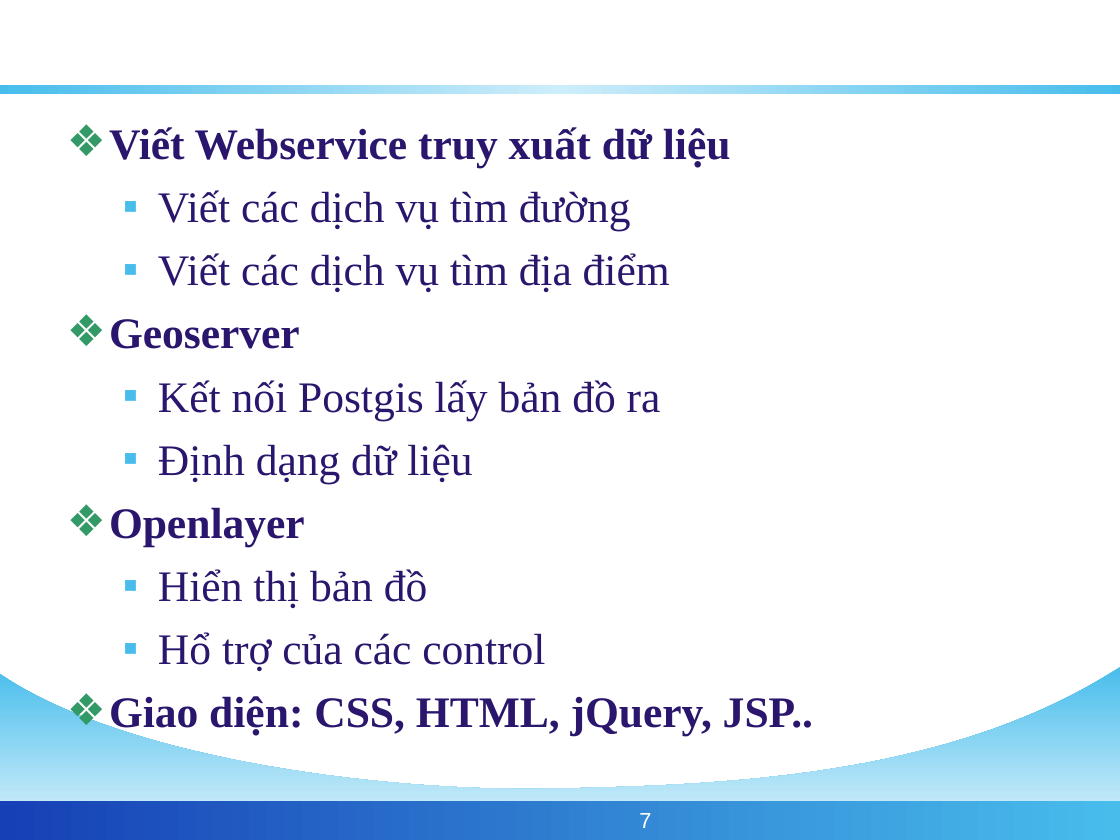
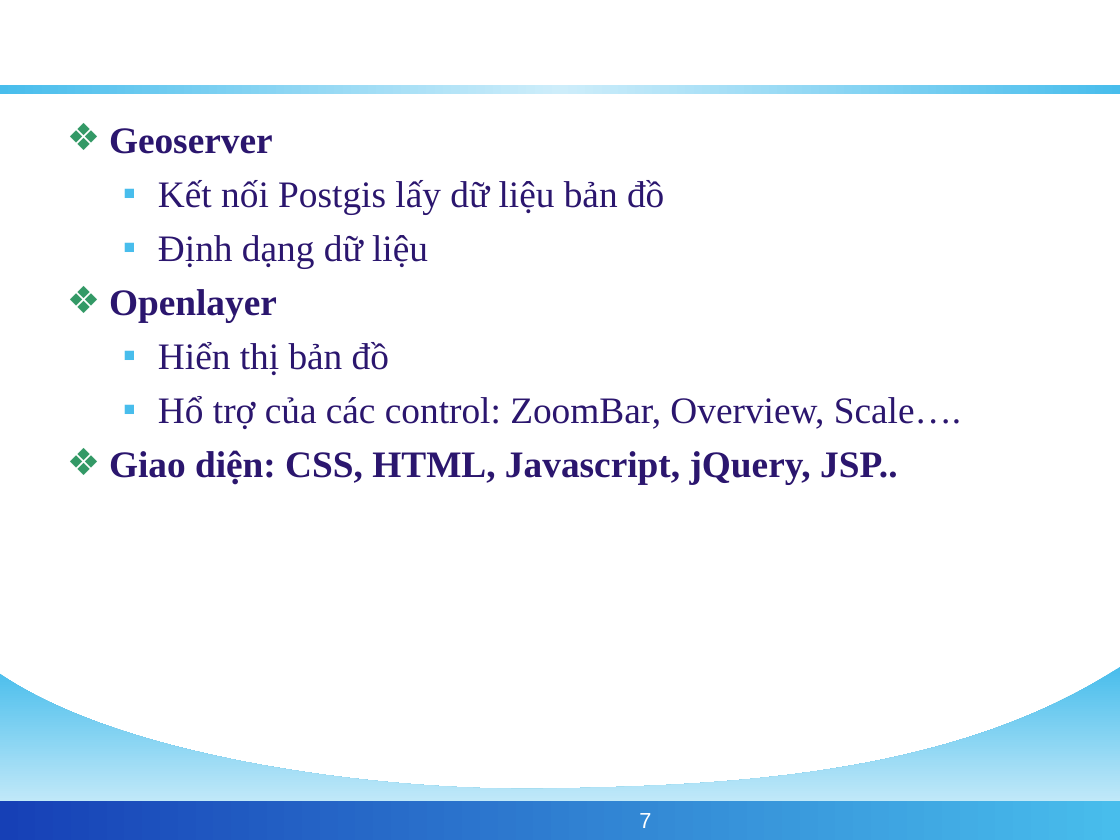
Before and after one commit to phamngsinh/cantho-webgis, a slide deck: slide 7 of Document/Bao Cao/BaoCaoLuanVan.ppt. Drawn at 1120x840 pixels with LibreOffice and Linux fonts; fonts in the diff are those of the drawing; background and template pictures are left out. Boxes give left, top, right and bottom in pixels: in the first picture for what was removed or moved away, otherwise in the second. Text is boxed around its words. In the diff, an @@ line names an element or a change of style, - is before the commit and + after.

```diff
--- a/Document/Bao Cao/BaoCaoLuanVan.ppt
+++ b/Document/Bao Cao/BaoCaoLuanVan.ppt
@@ text at <box>109,127,731,292</box>: paragraphs removed @@
-❖ Viết Webservice truy xuất dữ liệu
-  ▪ Viết các dịch vụ tìm đường
-  ▪ Viết các dịch vụ tìm địa điểm
@@ text at <box>109,128,428,375</box>: size 28 to 24 pt in "Geoserver", "Định dạng dữ liệu", "Openlayer", "Hiển thị bản đồ"; less space between paragraphs @@
@@ text at <box>158,180,664,214</box>: text changed; size 28 to 24 pt @@
-  ▪ Kết nối Postgis lấy bản đồ ra
+  ▪ Kết nối Postgis lấy dữ liệu bản đồ
@@ text at <box>109,396,961,485</box>: text changed; size 28 to 24 pt; bold off @@
-  ▪ Hổ trợ của các control
-❖ Giao diện: CSS, HTML, jQuery, JSP..
+  ▪ Hổ trợ của các control: ZoomBar, Overview, Scale….
+❖ Giao diện: CSS, HTML, Javascript, jQuery, JSP..
```
Also in this commit, not shown: 5 other slides changed, 1 slide removed.
